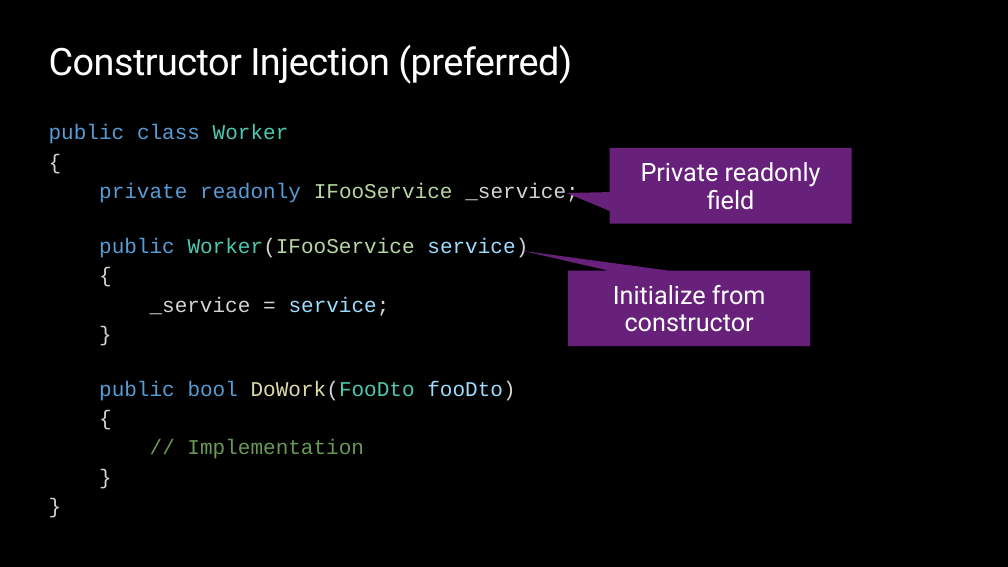
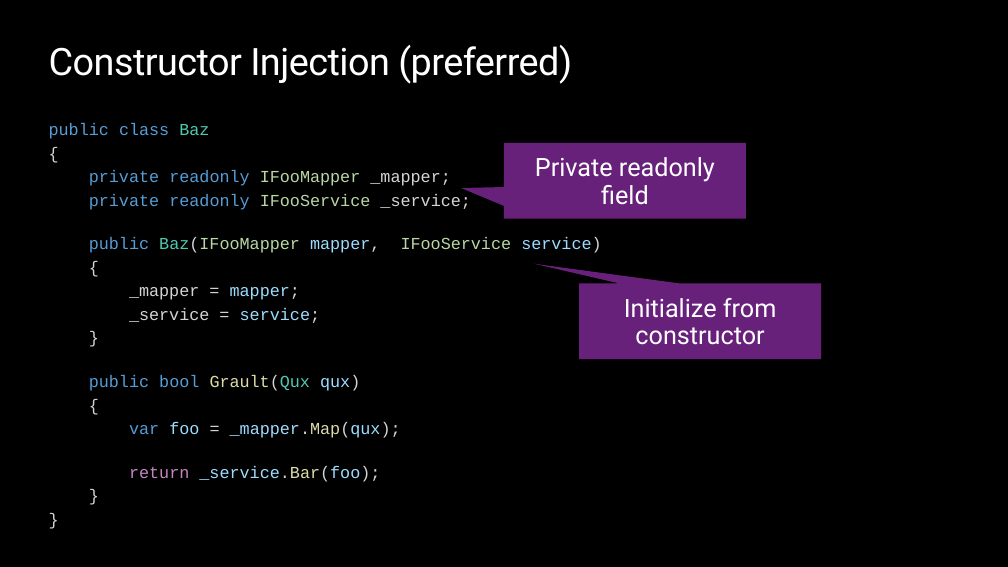
Before and after one commit to ondfisk/BDSA2020, a slide deck: slide 12 of Slides/Lecture05 - Dependency Injection, Testing Entity Framework.pptx (slide 10 before the commit). Drawn at 1008x567 pixels with LibreOffice and Linux fonts; fonts in the diff are those of the drawing; background and template pictures are left out. Boxes give left, top, right and bottom in pixels: in the first picture for what was removed or moved away, otherwise in the second. Text is boxed around its words. In the diff, an @@ line names an element or a change of style, - is before the commit and + after.

```diff
--- a/Slides/Lecture05 - Dependency Injection, Testing Entity Framework.pptx
+++ b/Slides/Lecture05 - Dependency Injection, Testing Entity Framework.pptx
@@ text at (49, 123, 209, 139): text changed; size 20 to 16 pt @@
-public class Worker
+public class Baz
@@ speech box "Private readonly field": place and size @@
-speech box "Private readonly field" at (609, 148, 851, 224)
+speech box "Private readonly field" at (504, 143, 746, 219)
@@ text at (89, 170, 450, 186): paragraph added @@
+private readonly IFooMapper _mapper;
@@ text at (89, 194, 601, 322): size 20 to 16 pt in "{", "private readonly IFooService _service;", "{", "_service = service;" and 4 more places @@
@@ text at (89, 237, 380, 253): text changed; size 20 to 16 pt @@
-public Worker(IFooService service)
+public Baz(IFooMapper mapper, IFooService service)
@@ text at (129, 287, 300, 300): paragraph added @@
+_mapper = mapper;
@@ speech box "Initialize from constructor": place and size @@
-speech box "Initialize from constructor" at (569, 271, 811, 346)
+speech box "Initialize from constructor" at (579, 284, 821, 359)
@@ text at (89, 375, 360, 391): text changed; size 20 to 16 pt @@
-public bool DoWork(FooDto fooDto)
+public bool Grault(Qux qux)
@@ text at (129, 422, 401, 482): text changed; size 20 to 16 pt; text colour #6A9955 to #9CDCFE @@
-// Implementation
+var foo = _mapper.Map(qux);
+return _service.Bar(foo);
```
Also in this commit, not shown: 12 other slides changed, 5 slides added, 3 slides removed, 20 other files.
